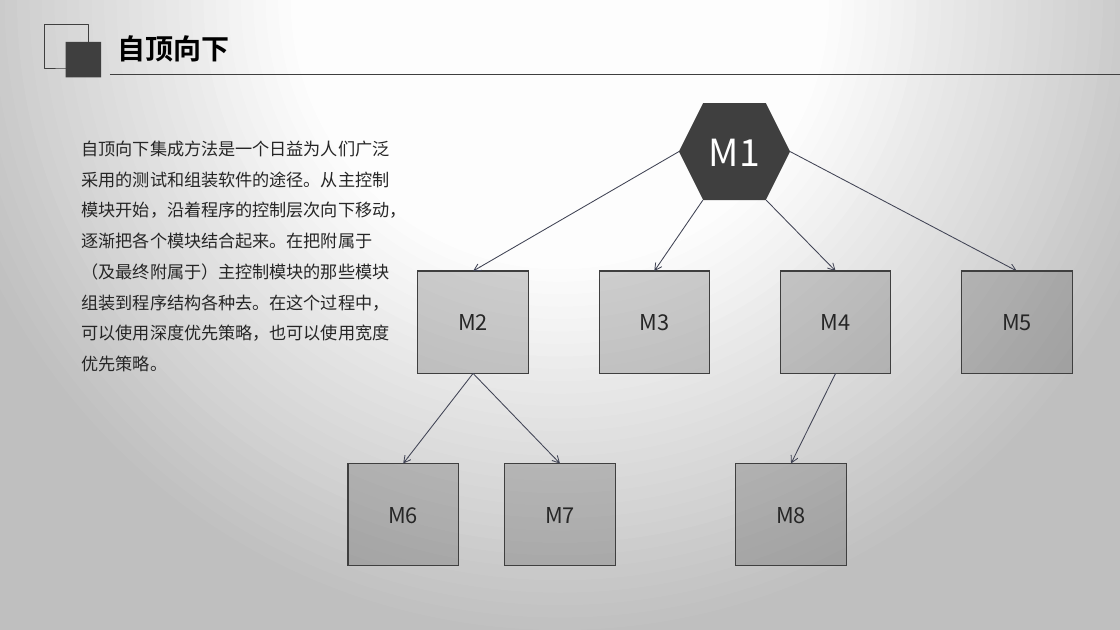
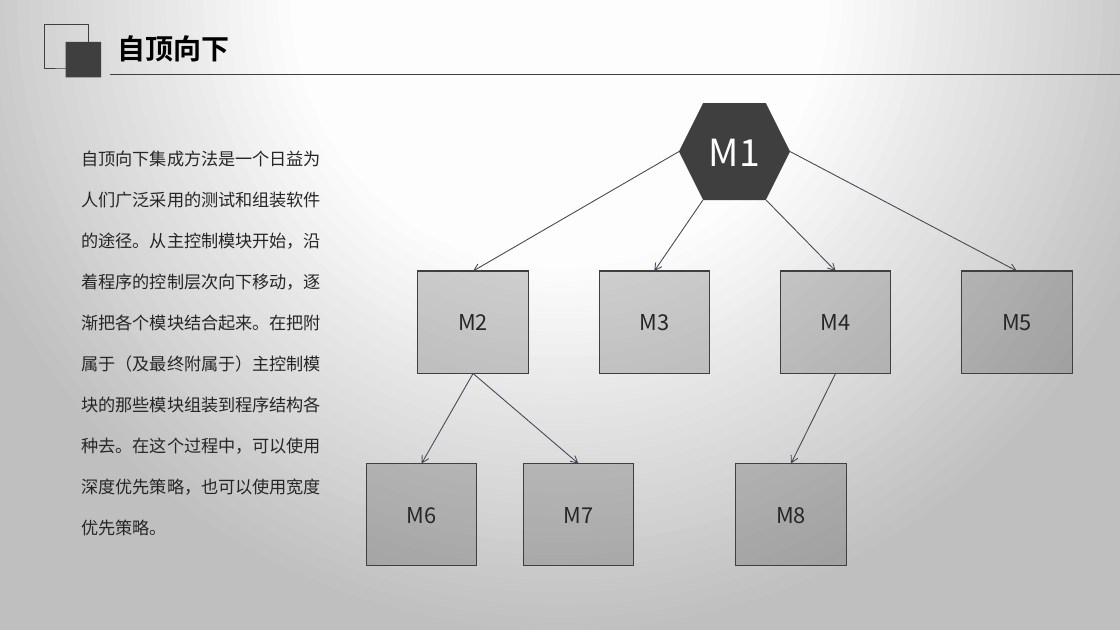
Before and after one commit to SE2020-G02/OurSudoku, a slide deck: slide 20 of SE2020-G02-实现阶段/翻转课堂 7.6白盒测试.pptx. Drawn at 1120x630 pixels with LibreOffice and Linux fonts; fonts in the diff are those of the drawing. Boxes give left, top, right and bottom in pixels: in the first picture for what was removed or moved away, otherwise in the second. Text is boxed around its words. In the diff, an @@ line names an element or a change of style, - is before the commit and + after.

```diff
--- a/SE2020-G02-实现阶段/翻转课堂 7.6白盒测试.pptx
+++ b/SE2020-G02-实现阶段/翻转课堂 7.6白盒测试.pptx
@@ text "自顶向下集成方法是一个日益为人们广泛采用的测试和组装软件的途径。从主控制模块开始，沿着程序的控制层次向下移动，逐渐把各个 ..." at <box>82,150,321,536</box>: line spacing 1.5 to 2 @@
@@ arrow moved from (473, 374) - (403, 464) to (473, 374) - (422, 464) @@
@@ arrow moved from (473, 374) - (560, 464) to (473, 374) - (579, 464) @@
@@ rectangle "M6": place and size @@
-rectangle "M6" at <box>348,464,459,566</box>
+rectangle "M6" at <box>366,464,477,566</box>
@@ rectangle "M7": place and size @@
-rectangle "M7" at <box>505,464,616,566</box>
+rectangle "M7" at <box>523,464,634,566</box>
```
Also in this commit, not shown: 20 other slides changed, 6 slides added, 1 slide removed, 2 other files.
